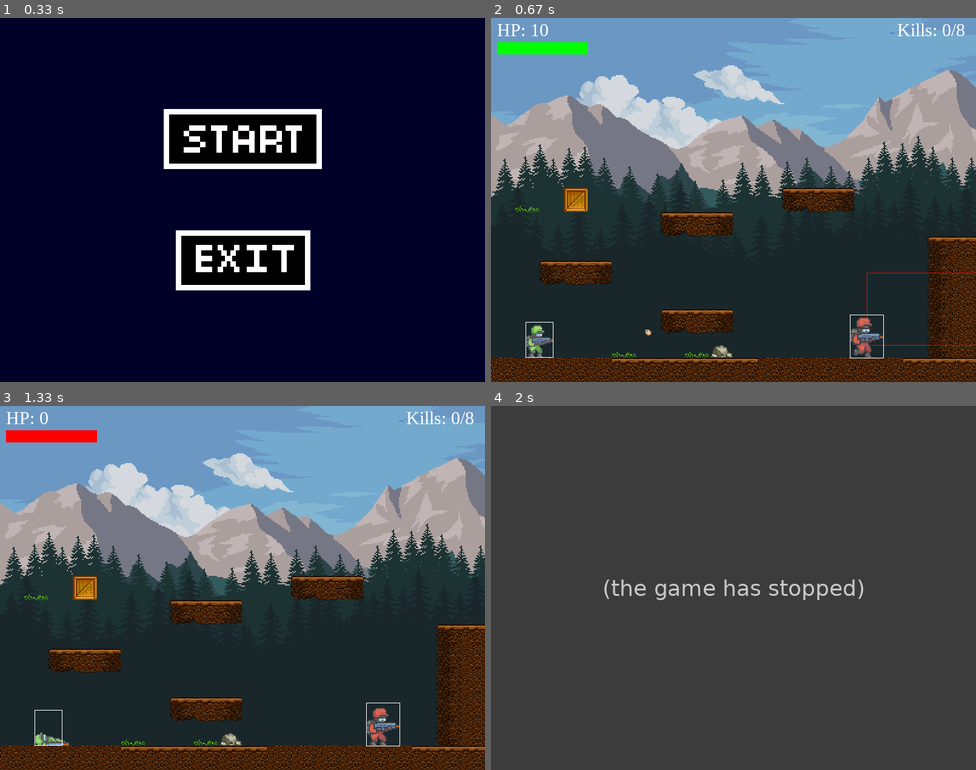
Above: before the commit, frames 1-4 (two rows, left to right).
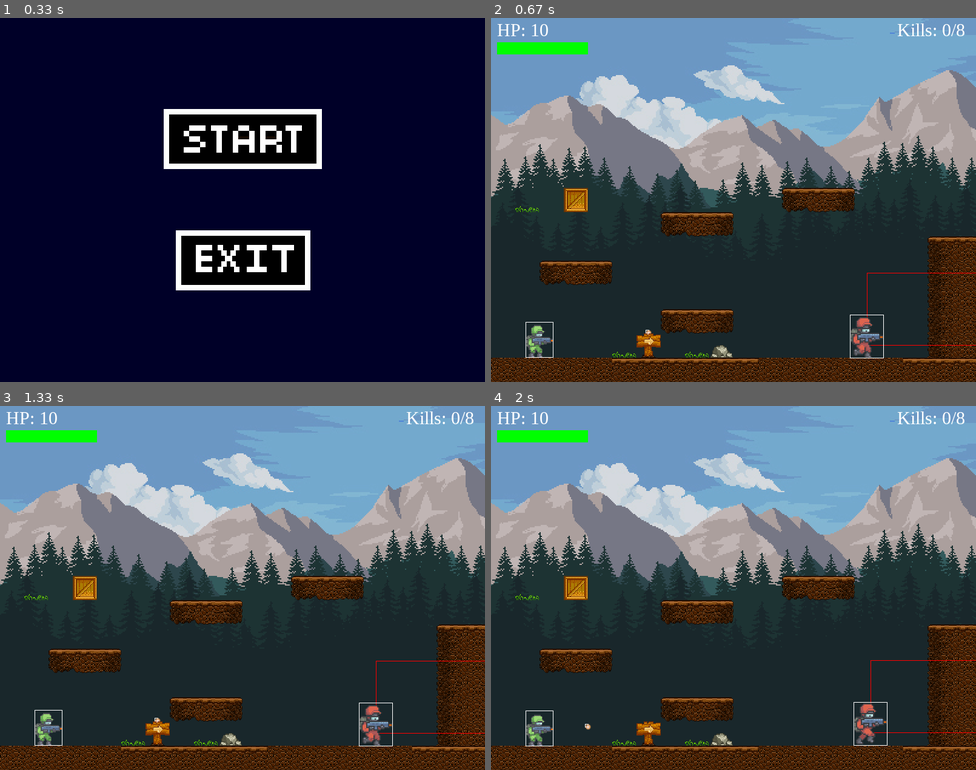
Above: after the commit, the same moments.

Repository: alfrooster/pygame-project
Game: pygame game, started from main.py
Same seed, same stepped clock (60 frames per second), same inputs: the game is played once before the commit and once after it.
Inputs (mouse positions are in pixels of both pictures, inside the frame that each line leads up to):
- Up to frame 1 (0.33 s): no input
- Up to frame 2 (0.67 s): click (733, 138) at 0.38 s
- Up to frame 3 (1.33 s): tap Q at 0.67 s; click (252, 577) at 1.05 s
- Up to frame 4 (2 s): hold Esc 1.33-1.8 s; hold D 1.33-1.8 s; move the mouse to (617, 591) at 1.37 s; tap Space at 1.4, 1.7 s; click (733, 526) at 1.88 s

Frame 1 is identical in both runs. In frame 2, 0.2% of the frame differs, in the area x 30-35%, y 86-94%; in frame 3, 1.9%; in frame 4, 99%, in the area x 0-100%, y 0-100%.
Before the commit the program exited at 1.33 s; later frames show no game.

Commit message:
restarting level and moving to next level

Diff:
--- a/level1_data.csv
+++ b/level1_data.csv
@@ -11,5 +11,5 @@
 -1;-1;6;7;8;-1;-1;-1;-1;-1;-1;-1;-1;-1;-1;-1;-1;-1;3;4;5;-1;-1;-1;-1;-1;-1;-1;-1;-1;-1;-1;-1;-1;-1;-1;-1;-1;-1;-1;-1;-1 …(290 unchanged characters)…
 -1;-1;-1;-1;-1;-1;-1;-1;-1;-1;-1;-1;-1;-1;-1;-1;-1;-1;3;4;5;-1;-1;-1;-1;-1;-1;-1;-1;-1;-1;-1;-1;-1;-1;-1;-1;-1;-1;-1;-1 …(301 unchanged characters)…
 -1;-1;-1;-1;-1;-1;-1;6;7;8;-1;-1;-1;-1;-1;-1;-1;-1;3;4;5;-1;-1;-1;-1;-1;-1;-1;-1;-1;4;9;9;4;-1;-1;-1;-1;-1;-1;-1;-1;-1; …(278 unchanged characters)…
--1;-1;15;-1;-1;14;-1;-1;14;13;-1;-1;-1;-1;-1;16;-1;-1;3;4;5; …(327 unchanged characters)…
+-1;-1;15;-1;-1;14;20;-1;14;13;-1;-1;-1;-1;-1;16;-1;-1;3;4;5; …(327 unchanged characters)…
 4;4;4;4;4;0;0;0;0;0;0;4;4;4;4;4;4;0;0;0;0;0;0;0;0;0;-1;-1;4;4;4;4;4;4;4;4;4;0;0;0;0;0;0;0;0;0;0;0;0;0;0;0;0;0;0;0;0;0;0 …(234 unchanged characters)…
--- a/main.py
+++ b/main.py
@@ -24,6 +24,7 @@
 COLS = 150
 TILE_SIZE = SCREEN_HEIGHT // ROWS
 TILE_TYPES = 21
+MAX_LEVELS = 1
 screen_scroll = 0
 bg_scroll = 0
 level = 1
@@ -74,6 +75,25 @@
         screen.blit(mountain_img, ((x * width) - bg_scroll * 0.3, SCREEN_HEIGHT - mountain_img.get_height() - 260))
         screen.blit(pine1_img, ((x * width) - bg_scroll * 0.35, SCREEN_HEIGHT - pine1_img.get_height() - 110))
         screen.blit(pine2_img, ((x * width) - bg_scroll * 0.4, SCREEN_HEIGHT - pine2_img.get_height() + 40))
+
+
+#function to reset level
+def reset_level():
+    enemy_group.empty()
+    bullet_group.empty()
+    projectile_group.empty()
+    decoration_group.empty()
+    water_group.empty()
+    exit_group.empty()
+
+    #create empty tile list
+    data = []
+    for row in range(ROWS):
+        r =[-1] * COLS
+        data.append(r)
+
+    return data
+
 
 class Creature(pygame.sprite.Sprite):
     def __init__(self, char_type, x, y, scale, speed, health):
@@ -180,6 +200,19 @@
                     self.in_air = False
                     dy = tile[1].top - self.rect.bottom
 
+        #check for collision with water
+        if pygame.sprite.spritecollide(self, water_group, False):
+            self.health = 0
+
+        #check for collision with exit
+        level_complete = False
+        if pygame.sprite.spritecollide(self, exit_group, False):
+            level_complete = True
+
+        #check if fallen off the map
+        if self.rect.bottom > SCREEN_HEIGHT:
+            self.health = 0
+
         #check if going off the edges of the screen
         if self.char_type == 'player':
             if self.rect.left + dx < 0 or self.rect.right + dx > SCREEN_WIDTH:
@@ -196,7 +229,7 @@
                 self.rect.x -= dx
                 screen_scroll = -dx
 
-        return screen_scroll
+        return screen_scroll, level_complete
 
     def shoot(self):
         if self.shoot_cooldown == 0:
@@ -477,7 +510,7 @@
 #create buttons
 start_button = button.Button(SCREEN_WIDTH // 2 - 130, SCREEN_HEIGHT // 2 - 150, start_img, 1)
 exit_button = button.Button(SCREEN_WIDTH // 2 - 110, SCREEN_HEIGHT // 2 + 50, exit_img, 1)
-restart_button = button.Button(SCREEN_WIDTH // 2 - 130, SCREEN_HEIGHT // 2 - 150, restart_img, 1)
+restart_button = button.Button(SCREEN_WIDTH // 2 - 100, SCREEN_HEIGHT // 2 - 50, restart_img, 2)
 
 #create sprite groups
 enemy_group = pygame.sprite.Group()
@@ -503,6 +536,8 @@
 world = World()
 player, health_bar = world.process_data(world_data)
 
+delay = 0
+
 
 run = True
 while run:
@@ -515,7 +550,6 @@
             start_game = True
         if exit_button.draw(screen):
             run = False
-        #restart_button.draw(screen)
     else:
 
         #update background
@@ -561,10 +595,42 @@
                 player.update_action(1)#1: run
             else:
                 player.update_action(0)#0: idle
-            screen_scroll = player.move(moving_left, moving_right)
+            screen_scroll, level_complete = player.move(moving_left, moving_right)
             bg_scroll -= screen_scroll
+            #check if level is completed
+            if level_complete:
+                level += 1
+                bg_scroll = 0
+                if level <= MAX_LEVELS:
+                    world_data = reset_level()
+                    #load in level data and create world
+                    with open(f'level{level}_data.csv', newline='') as csvfile:
+                        reader = csv.reader(csvfile, delimiter=';')
+                        for x, row in enumerate(reader):
+                            for y, tile in enumerate(row):
+                                world_data[x][y] = int(tile)
+                    world = World()
+                    player, health_bar = world.process_data(world_data)
+                else:
+                    draw_text(f"I don't have more levels yet", font, WHITE, SCREEN_WIDTH // 2, SCREEN_HEIGHT // 2)
+                    delay += 1
+                    if delay >= 100:
+                        run = False
         else:
+            screen_scroll = 0
             player.move(False, False)
+            if restart_button.draw(screen):
+                bg_scroll = 0
+                world_data = reset_level()
+                #load in level data and create world
+                with open(f'level{level}_data.csv', newline='') as csvfile:
+                    reader = csv.reader(csvfile, delimiter=';')
+                    for x, row in enumerate(reader):
+                        for y, tile in enumerate(row):
+                            world_data[x][y] = int(tile)
+                world = World()
+                player, health_bar = world.process_data(world_data)
+
 
     for event in pygame.event.get():
         #quit game
@@ -579,7 +645,7 @@
             if (event.key == pygame.K_w or event.key == pygame.K_SPACE) and player.alive:
                 player.jump = True
             if event.key == pygame.K_ESCAPE:
-                run = False
+                start_game = False
             if event.key == pygame.K_q:
                 player.health = 0
         #key releases
